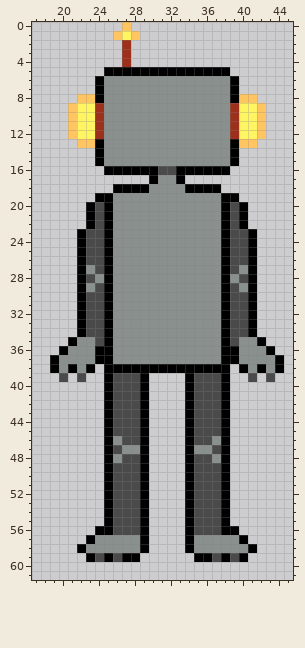
File history of a pixel-art sprite, textures/teste/playeur/img0.png. Above: the version before the commit.
The file is 64x64 pixels. Colours within 5 levels of each other are drawn and written as one. Shown: x 17..45, y 0..61.
The result:
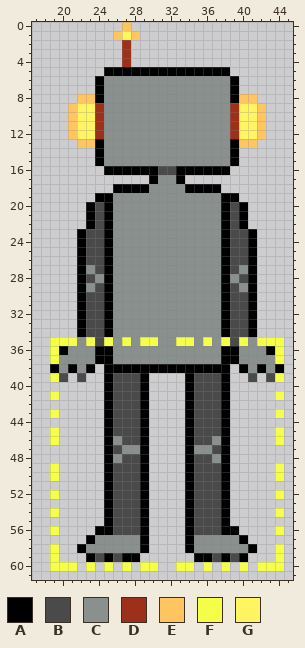
Palette (. is transparent): A #000000  B #4a4a4a  C #8a908d  D #9d301b  E #ffc561  F #f5ff47  G #fff461
The edit:
The author put colour F in row 35 at x 19 to 20 and 43 to 44; in row 36 at x 19 and 44; in row 39 at x 19 and 44; in row 41 at x 19 and 44; in row 43 at x 19 and 44; in rows 45 to 46 at x 19 and 44.
The author put colour F in rows 49 to 50 at x 19 and 44; in row 52 at x 19 and 44; in row 54 at x 19 and 44; in row 56 at x 19 and 44; in rows 58 to 59 at x 19 and 44; in row 60 at x 19 to 21, 23, 25, 27, 29 to 30, 33 to 34, 36, 38, 40 and 42 to 44.
Colour A becomes colour F in row 35 at x 21, 25, 38 and 42; in row 37 at x 19 and 44.
Colour C becomes colour F in row 35 at x 23, 27, 29 to 30, 33 to 34, 36 and 40.
Boxes around the changes in both pictures, in picture pixels (x1, y1, x2, y2):
changed: (50, 337, 284, 571)
